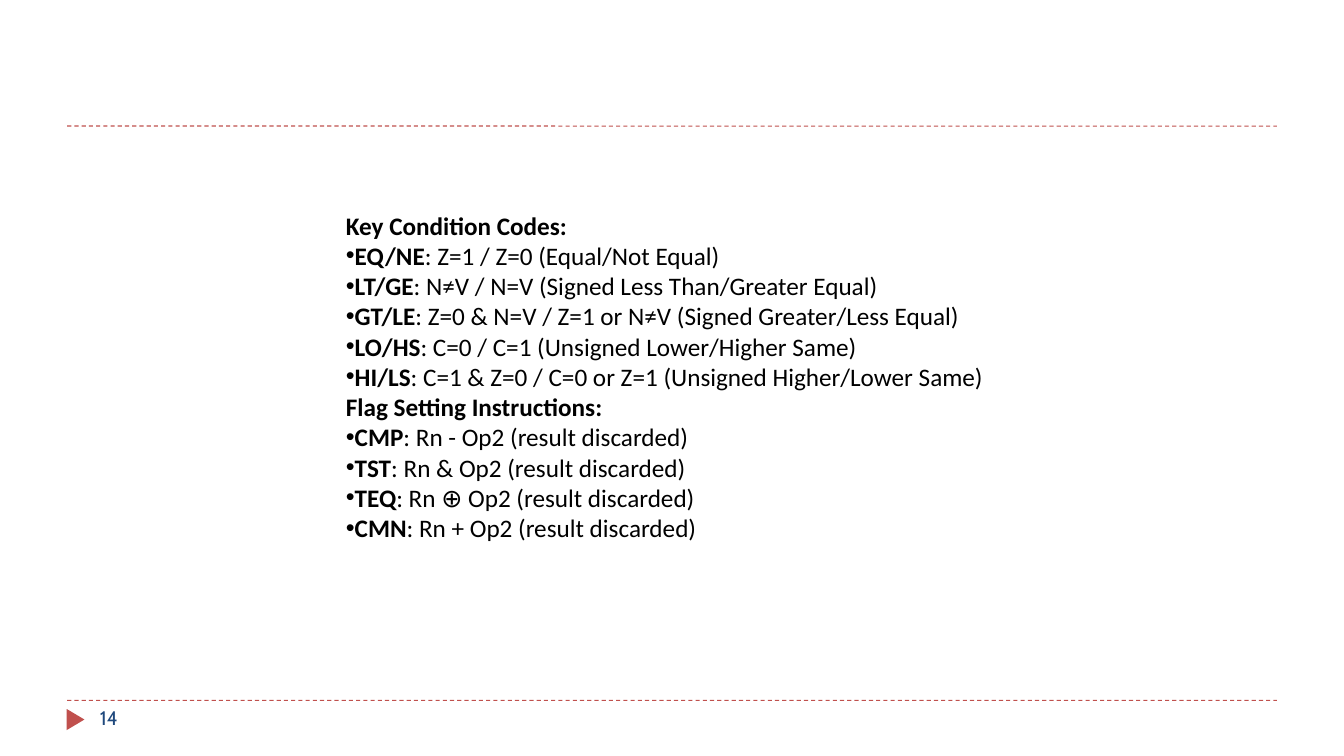
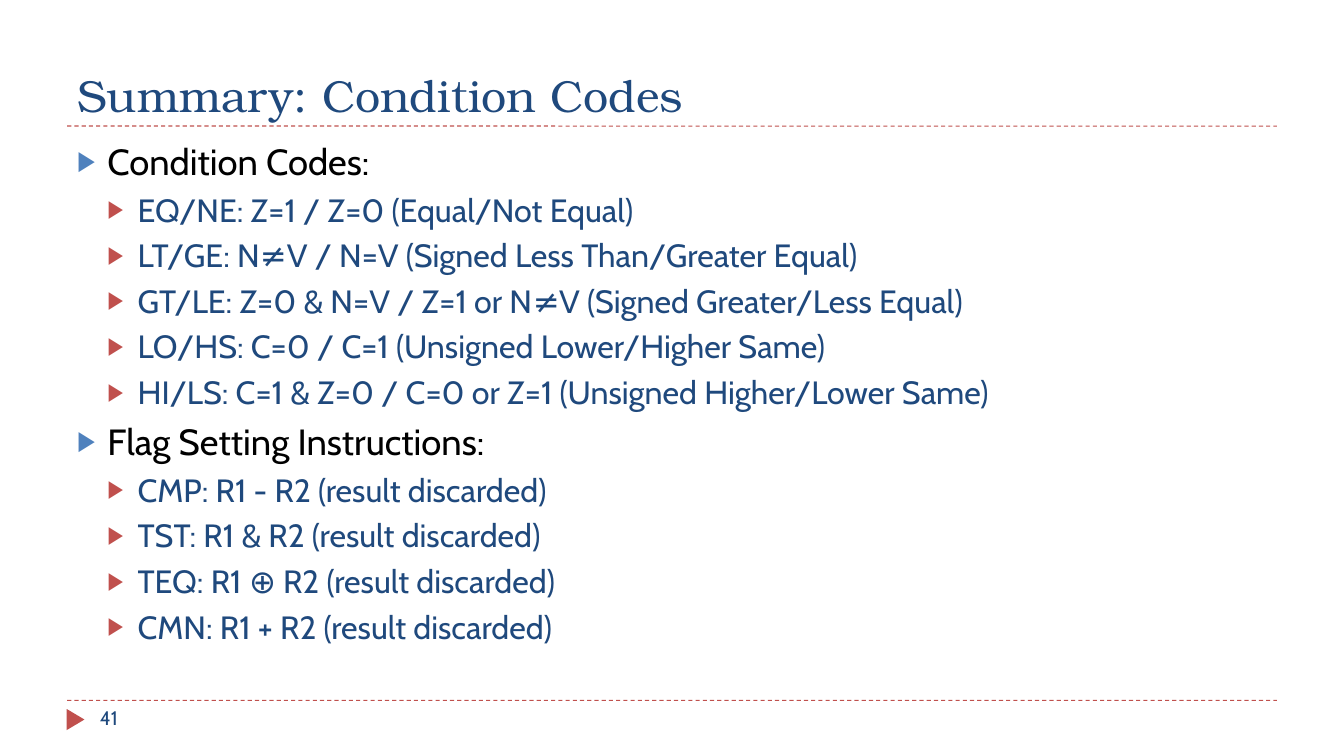
Before and after one commit to guhofstra/CSC111Fa25, a slide deck: slide 41 of PPTs/Ch6_ARM_Control_Flow.pptx (slide 14 before the commit). Drawn at 1344x756 pixels with LibreOffice and Linux fonts; fonts in the diff are those of the drawing. Boxes give left, top, right and bottom in pixels: in the first picture for what was removed or moved away, otherwise in the second. Text is boxed around its words. In the diff, an @@ line names an element or a change of style, - is before the commit and + after.

```diff
--- a/PPTs/Ch6_ARM_Control_Flow.pptx
+++ b/PPTs/Ch6_ARM_Control_Flow.pptx
@@ title added at (x1=77, y1=80, x2=684, y2=122), 32 pt, text #1F497D @@
+Summary: Condition Codes
@@ text "Condition Codes:" moved from (x1=346, y1=217, x2=983, y2=541) to (x1=107, y1=147, x2=989, y2=644) @@
@@ text at (x1=107, y1=147, x2=369, y2=176): text changed; size 18 to 26 pt; font Calibri to Cabin; bold off @@
-Key Condition Codes:
+▶ Condition Codes:
@@ text at (x1=107, y1=198, x2=989, y2=464): size 18 to 23 pt, text colour #000000 to #1F497D in "EQ/NE: Z=1 / Z=0 (Equal/Not Equal)", "LT/GE: N≠V / N=V (Signed Less Than/Greater ...", "GT/LE: Z=0 & N=V / Z=1 or ...", "LO/HS: C=0 / C=1 (Unsigned Lower/Higher Same)" and 1 more places; font Calibri to Cabin in "EQ/NE: Z=1 / Z=0 (Equal/Not Equal)", "LT/GE: N≠V / N=V (Signed Less Than/Greater ...", "GT/LE: Z=0 & N=V / Z=1 or ...", "LO/HS: C=0 / C=1 (Unsigned Lower/Higher Same)" and 2 more places; bold off in "EQ/NE:", "LT/GE:", "GT/LE:", "LO/HS:" and 2 more places; size 18 to 26 pt in "Flag Setting Instructions:"; bullet • to ▶; list level 1 to 2 in "EQ/NE: Z=1 / Z=0 (Equal/Not ..."; list level 1 to 2 in "LT/GE: N≠V / N=V (Signed ..."; list level 1 to 2 in "GT/LE: Z=0 & N=V / ..."; list level 1 to 2 in "LO/HS: C=0 / C=1 (Unsigned ..."; list level 1 to 2 in "HI/LS: C=1 & Z=0 / ..."; bullet none to ▶; more space between paragraphs @@
@@ text at (x1=138, y1=478, x2=555, y2=644): text changed; size 18 to 23 pt; font Calibri to Cabin; text colour #000000 to #1F497D @@
-• CMP: Rn - Op2 (result discarded)
-• TST: Rn & Op2 (result discarded)
-• TEQ: Rn ⊕ Op2 (result discarded)
-• CMN: Rn + Op2 (result discarded)
+  ▶ CMP: R1 - R2 (result discarded)
+  ▶ TST: R1 & R2 (result discarded)
+  ▶ TEQ: R1 ⊕ R2 (result discarded)
+  ▶ CMN: R1 + R2 (result discarded)
@@ page number at (x1=100, y1=711, x2=118, y2=725): text changed @@
-14
+41
```
Also in this commit, not shown: 8 other slides changed, 1 slide added, 3 slides removed, 9 other files.
